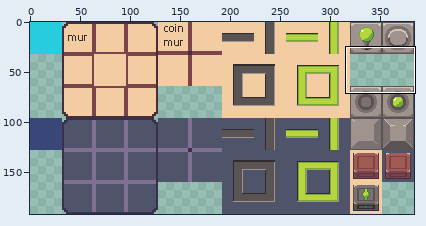
A sprite sheet gets an edit: assets/images/tilemap.png. Above: a wide view before the commit, with the close-up outlined.
Close-up. Earlier state:
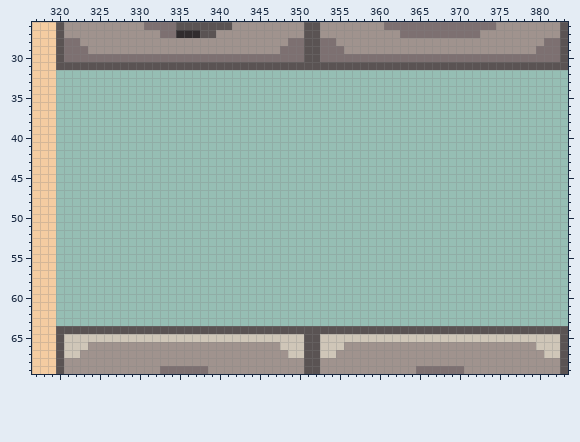
The file is 384x192 pixels. Shown: x 317..383, y 26..69.
And afterwards:
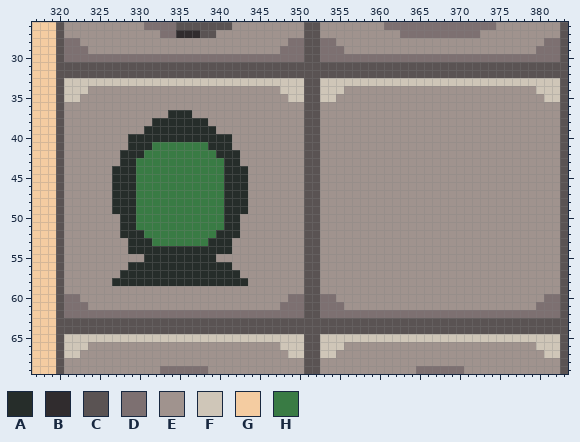
Palette (. is transparent): A #262d2a  B #302c2e  C #5a5353  D #7d7071  E #a0938e  F #cfc6b8  G #f4cca1  H #397b44
Difference:
Colour A is added in row 37 at x 334 to 336; in row 38 at x 332 to 338; in row 39 at x 331 to 339; in row 40 at x 329 to 341; in row 41 at x 329 to 331 and 339 to 341; in row 42 at x 328 to 330 and 340 to 342.
Colour A is added in row 43 at x 328 to 329 and 341 to 342; in rows 44 to 49 at x 327 to 329 and 341 to 343; in rows 50 to 51 at x 328 to 329 and 341 to 342; in row 52 at x 328 to 330 and 340 to 342; in row 53 at x 329 to 331 and 339 to 341; in row 54 at x 329 to 341.
Colour A is added in row 55 at x 331 to 339; in row 56 at x 329 to 341; in row 57 at x 328 to 342; in row 58 at x 327 to 343.
Colour C is added in row 32 at x 320 to 383; in rows 33 to 62 at x 320, 351 to 352 and 383; in row 63 at x 320 to 383.
Colour D is added in row 60 at x 321 to 322, 349 to 350, 353 to 354 and 381 to 382; in row 61 at x 321 to 323, 348 to 350, 353 to 355 and 380 to 382; in row 62 at x 321 to 350 and 353 to 382.
Colour E is added in row 34 at x 324 to 347 and 356 to 379; in row 35 at x 323 to 348 and 355 to 380; in row 36 at x 321 to 350 and 353 to 382; in row 37 at x 321 to 333, 337 to 350 and 353 to 382; in row 38 at x 321 to 331, 339 to 350 and 353 to 382; in row 39 at x 321 to 330, 340 to 350 and 353 to 382.
Colour E is added in rows 40 to 41 at x 321 to 328, 342 to 350 and 353 to 382; in rows 42 to 43 at x 321 to 327, 343 to 350 and 353 to 382; in rows 44 to 49 at x 321 to 326, 344 to 350 and 353 to 382; in rows 50 to 52 at x 321 to 327, 343 to 350 and 353 to 382; in rows 53 to 54 at x 321 to 328, 342 to 350 and 353 to 382; in row 55 at x 321 to 330, 340 to 350 and 353 to 382.
Colour E is added in row 56 at x 321 to 328, 342 to 350 and 353 to 382; in row 57 at x 321 to 327, 343 to 350 and 353 to 382; in row 58 at x 321 to 326, 344 to 350 and 353 to 382; in row 59 at x 321 to 350 and 353 to 382; in row 60 at x 323 to 348 and 355 to 380; in row 61 at x 324 to 347 and 356 to 379.
Colour F is added in row 33 at x 321 to 350 and 353 to 382; in row 34 at x 321 to 323, 348 to 350, 353 to 355 and 380 to 382; in row 35 at x 321 to 322, 349 to 350, 353 to 354 and 381 to 382.
Colour H is added in row 41 at x 332 to 338; in row 42 at x 331 to 339; in rows 43 to 51 at x 330 to 340; in row 52 at x 331 to 339; in row 53 at x 332 to 338.
Boxes around the changes in both close-ups, in picture pixels (x1, y1, x2, y2):
added: (56, 70, 568, 326)
